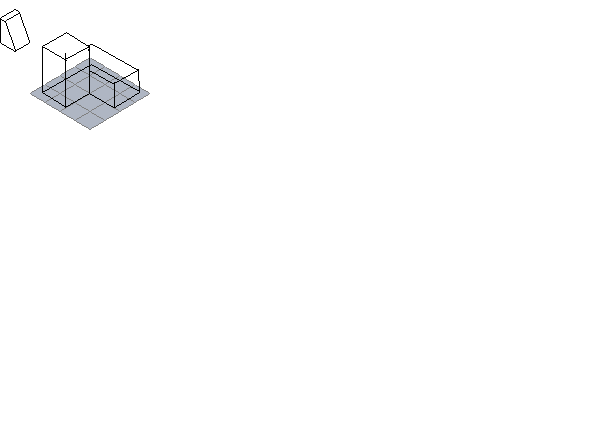
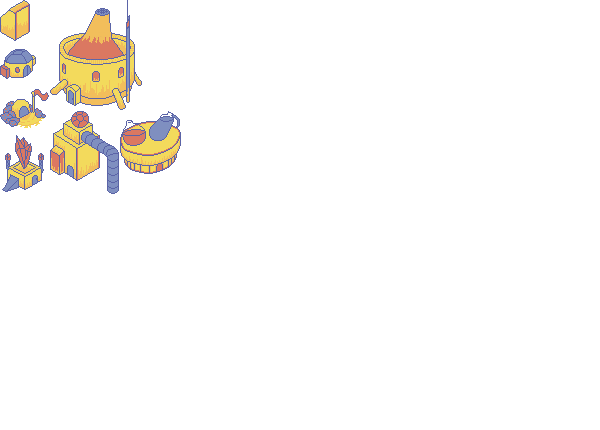
Revision of a layered 600x430 image; what changed, layer by layer:
pixels changed over [0, 0, 181, 194] (layer not identified)
